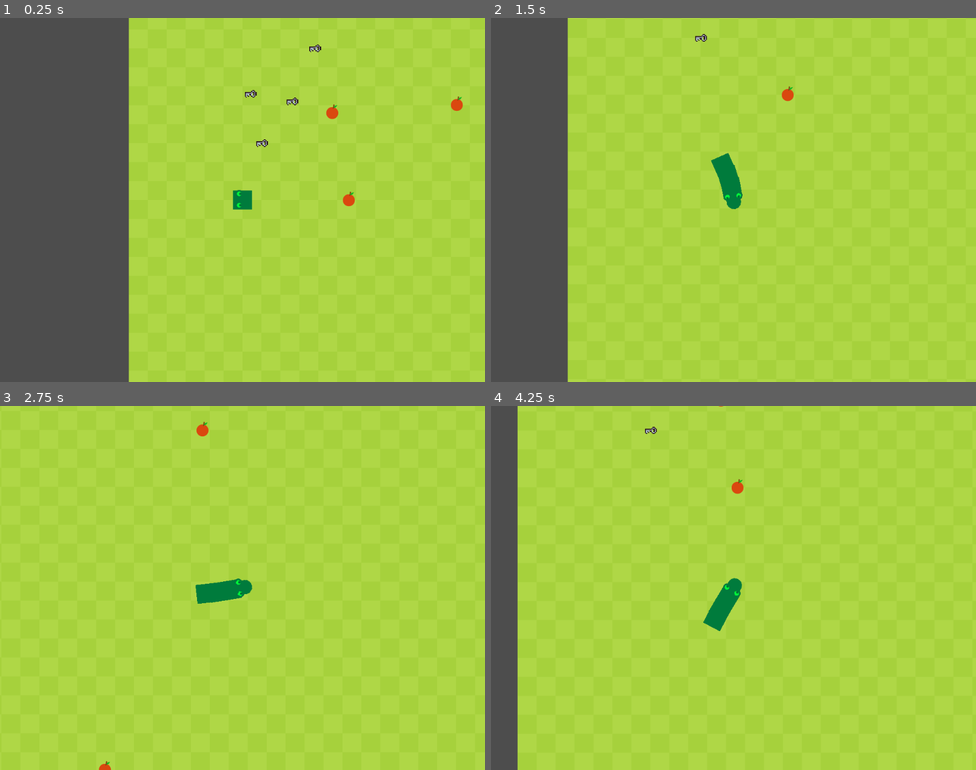
Above: before the commit, frames 1-4 (two rows, left to right).
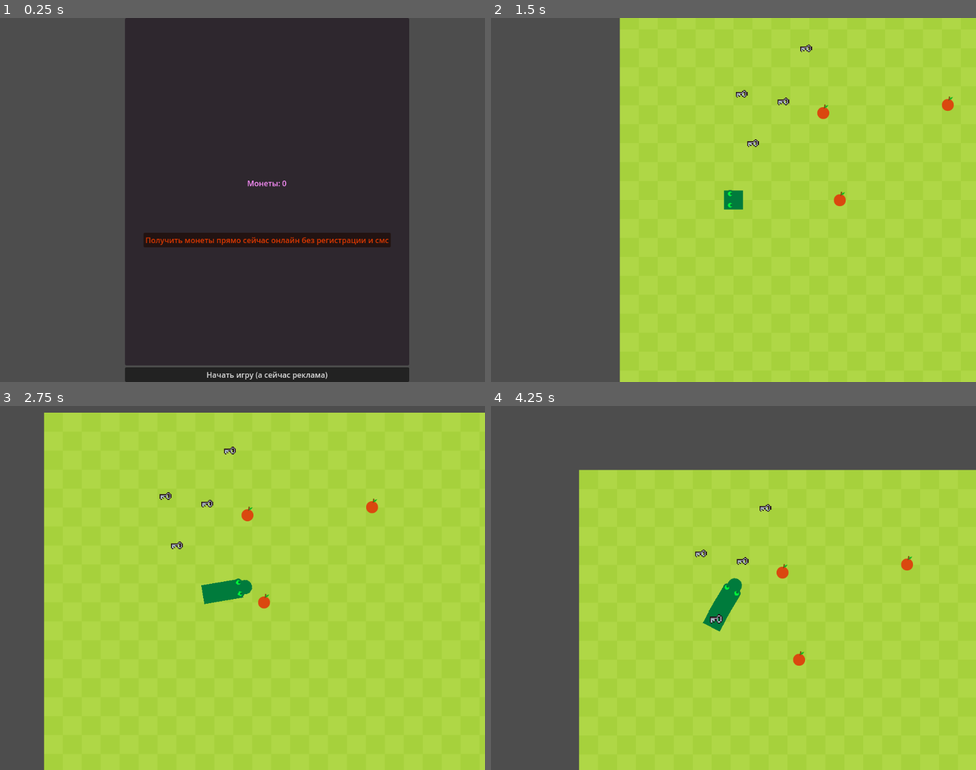
Above: after the commit, the same moments.

Repository: DanissimoSafelox/SnakeRogue
Game: Godot game, scene res://Main_Scenes/main_menu.tscn
Two runs of this game, one before a commit and one after it. Both use one fixed random seed, a clock stepped at 60 frames per second and the inputs below. Before the commit the project starts from res://Main_Scenes/world.tscn.
Inputs (mouse positions are in pixels of both pictures, inside the frame that each line leads up to):
- Up to frame 1 (0.25 s): no input
- Up to frame 2 (1.5 s): click (757, 240) at 0.5 s, where only the run after the commit has a clickable "Получить монеты прямо сейчас …"; click (757, 374) at 1.25 s, where only the run after the commit has a clickable "Начать игру (а сейчас реклама)"
- Up to frame 3 (2.75 s): move the mouse to (349, 569) at 2.02 s; press the mouse at (349, 569) at 2.03 s
- Up to frame 4 (4.25 s): move the mouse to (636, 606) at 2.77 s; release the mouse at (636, 606) at 2.78 s; click (636, 606) at 2.85 s; move the mouse to (782, 507) at 3.52 s; press the mouse at (782, 507) at 3.53 s

The runs differ from the first frame. In frame 1, 74% of the frame differs, in the area x 25-100%, y 0-100%; in frame 2, 12%; in frame 3, 11%; in frame 4, 28%.
Error after the commit: Attempt to call function 'ShowAdRewardedVideo' in base 'null instance' on a null instance. (res://global/global.gd:17)

Commit message:
Яндекс Игры часть первая (не работает)

Diff:
--- /dev/null
+++ b/Main_Scenes/main_menu.tscn
@@ -0,0 +1,54 @@
+[gd_scene load_steps=2 format=3 uid="uid://3h3vcfw2r7ql"]
+
+[ext_resource type="Script" path="res://Main_scripts/main_menu.gd" id="1_cb5ki"]
+
+[node name="Main_menu" type="Control"]
+layout_mode = 3
+anchors_preset = 15
+anchor_right = 1.0
+anchor_bottom = 1.0
+grow_horizontal = 2
+grow_vertical = 2
+script = ExtResource("1_cb5ki")
+
+[node name="MarginContainer" type="MarginContainer" parent="."]
+layout_mode = 0
+offset_left = 264.0
+offset_right = 864.0
+offset_bottom = 768.0
+
+[node name="VBoxContainer" type="VBoxContainer" parent="MarginContainer"]
+layout_mode = 2
+
+[node name="Panel" type="PanelContainer" parent="MarginContainer/VBoxContainer"]
+modulate = Color(1, 0.564706, 1, 1)
+layout_mode = 2
+size_flags_vertical = 3
+
+[node name="VBoxContainer" type="VBoxContainer" parent="MarginContainer/VBoxContainer/Panel"]
+layout_mode = 2
+size_flags_horizontal = 4
+size_flags_vertical = 4
+
+[node name="Label" type="Label" parent="MarginContainer/VBoxContainer/Panel/VBoxContainer"]
+custom_minimum_size = Vector2(0, 200)
+layout_mode = 2
+size_flags_horizontal = 4
+text = "Монеты: 0"
+horizontal_alignment = 1
+vertical_alignment = 1
+
+[node name="Button_get_money" type="Button" parent="MarginContainer/VBoxContainer/Panel/VBoxContainer"]
+modulate = Color(1, 0.447059, 0, 1)
+layout_mode = 2
+text = "Получить монеты прямо сейчас онлайн без регистрации и смс"
+
+[node name="Footer" type="PanelContainer" parent="MarginContainer/VBoxContainer"]
+layout_mode = 2
+
+[node name="Button_start_game" type="Button" parent="MarginContainer/VBoxContainer/Footer"]
+layout_mode = 2
+text = "Начать игру (а сейчас реклама)"
+
+[connection signal="pressed" from="MarginContainer/VBoxContainer/Panel/VBoxContainer/Button_get_money" to="." method="_on_button_get_money_pressed"]
+[connection signal="pressed" from="MarginContainer/VBoxContainer/Footer/Button_start_game" to="." method="_on_button_start_game_pressed"]
--- /dev/null
+++ b/Main_scripts/main_menu.gd
@@ -0,0 +1,18 @@
+extends Control
+
+@onready var Money_label = $MarginContainer/VBoxContainer/Panel/VBoxContainer/Label
+
+func _process(delta):
+	update_money()
+
+func update_money():
+	Money_label.text = "Монеты: %d" % [Global.coins]
+
+
+
+func _on_button_start_game_pressed():
+	get_tree().change_scene_to_file("res://Main_Scenes/world.tscn")
+
+
+func _on_button_get_money_pressed():
+	Global.js_show_rewarded_ad()
--- a/Main_scripts/world.gd
+++ b/Main_scripts/world.gd
@@ -4,6 +4,7 @@
 
 
 func _ready():
+	Global.js_show_ad()
 	$TextureRect.size.x = 2000
 	$TextureRect.size.y = 2000
 	$TextureRect.position.x = 0
--- a/project.godot
+++ b/project.godot
@@ -11,9 +11,13 @@
 [application]
 
 config/name="SnakeRogue"
-run/main_scene="res://Main_Scenes/world.tscn"
+run/main_scene="res://Main_Scenes/main_menu.tscn"
 config/features=PackedStringArray("4.2", "GL Compatibility")
 config/icon="res://icon.svg"
+
+[autoload]
+
+Global="*res://global/global.gd"
 
 [display]
 
